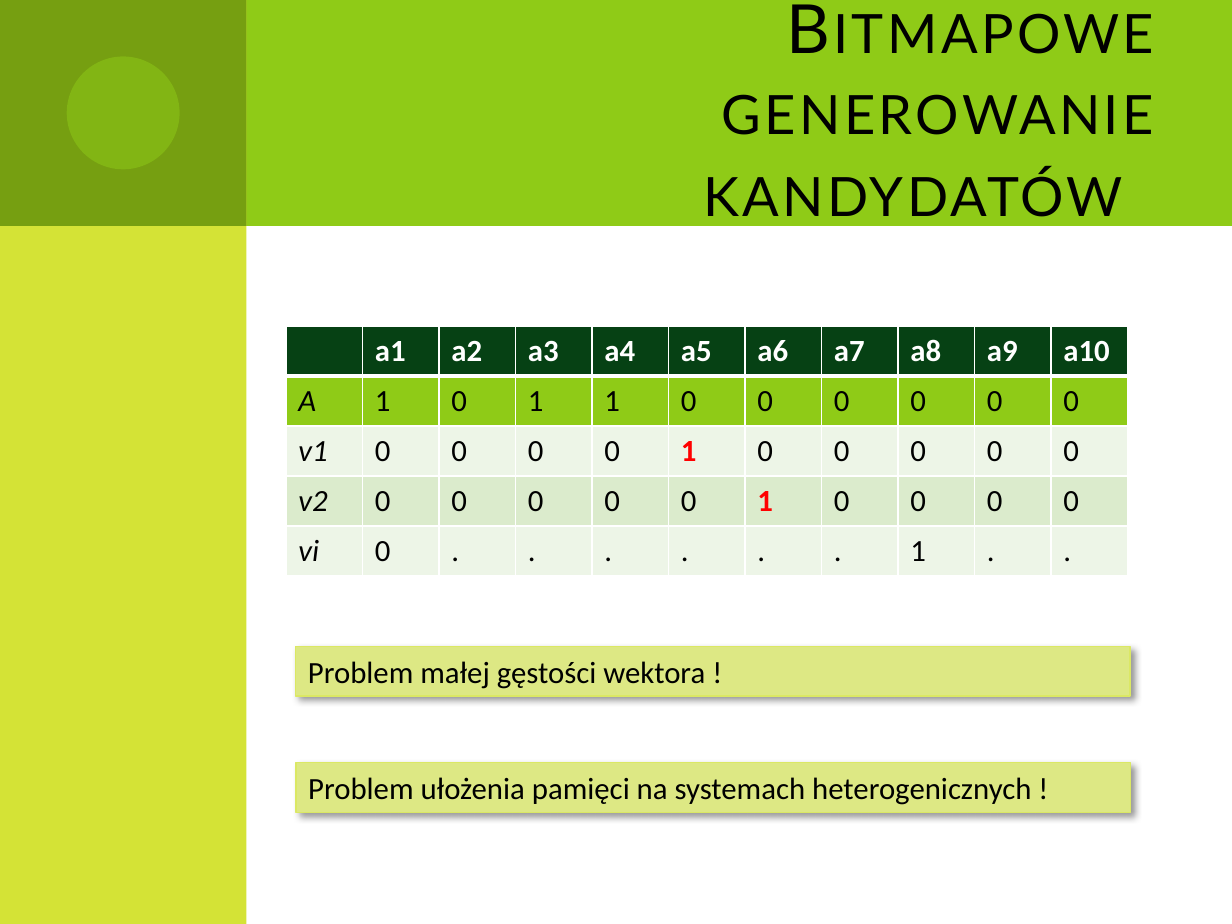
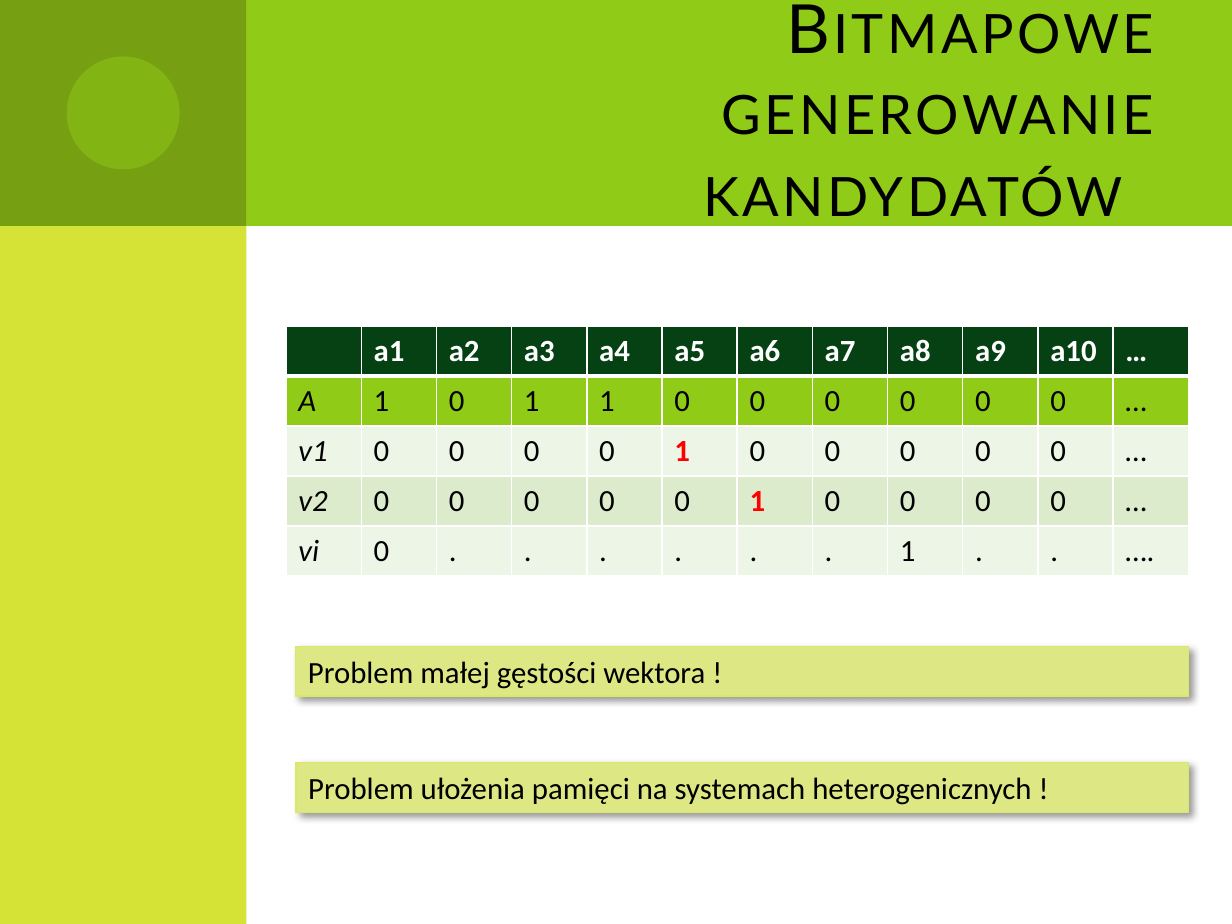
Before and after one commit to Dzess/DMARF, a slide deck: slide 18 of presentation/GPGPU_in_data_minig.pptx. Drawn at 1232x924 pixels with LibreOffice and Linux fonts; fonts in the diff are those of the drawing. Boxes give left, top, right and bottom in pixels: in the first picture for what was removed or moved away, otherwise in the second. Text is boxed around its words. In the diff, an @@ line names an element or a change of style, - is before the commit and + after.

Commit message:
Providing the injectable set, fixes in presentations

```diff
--- a/presentation/GPGPU_in_data_minig.pptx
+++ b/presentation/GPGPU_in_data_minig.pptx
@@ table at bbox=[286, 326, 1188, 577] @@
+column 12: … | … | … | … | ….
@@ table: place and size @@
-table at bbox=[286, 326, 1126, 577]
+table at bbox=[286, 326, 1188, 577]
@@ rectangle "Problem małej gęstości wektora !": place and size @@
-rectangle "Problem małej gęstości wektora !" at bbox=[296, 647, 1130, 696]
+rectangle "Problem małej gęstości wektora !" at bbox=[296, 647, 1188, 696]
@@ rectangle "Problem ułożenia pamięci na systemach ...": place and size @@
-rectangle "Problem ułożenia pamięci na systemach ..." at bbox=[296, 763, 1130, 812]
+rectangle "Problem ułożenia pamięci na systemach ..." at bbox=[296, 763, 1188, 812]
```
Also in this commit, not shown: 10 other files.
